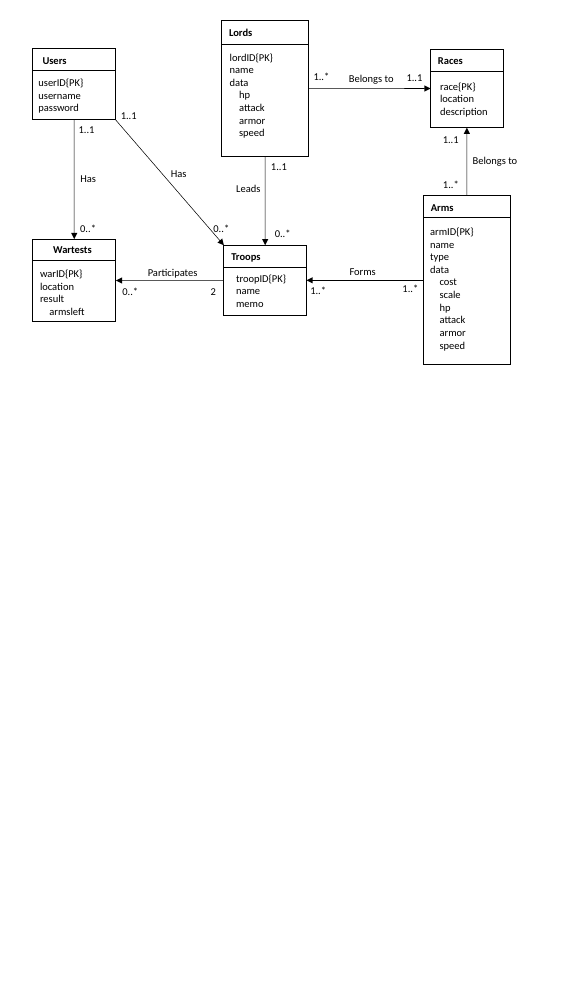
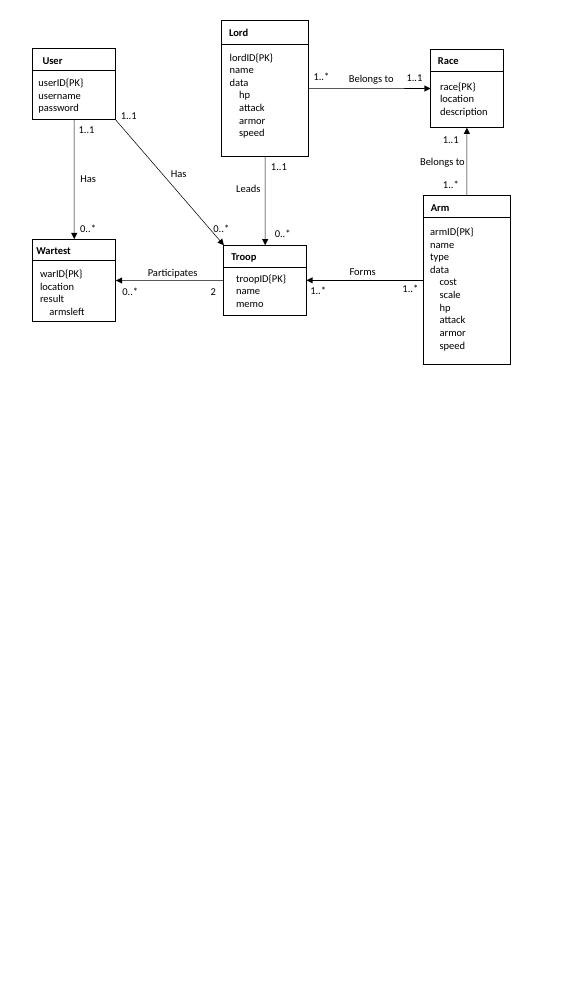
Before and after one commit to alexliuhust/DBFinalProjDocuments, a slide deck: slide 2 of User_flow.pptx. Drawn at 567x1008 pixels with LibreOffice and Linux fonts; fonts in the diff are those of the drawing. Boxes give left, top, right and bottom in pixels: in the first picture for what was removed or moved away, otherwise in the second. Text is boxed around its words. In the diff, an @@ line names an element or a change of style, - is before the commit and + after.

```diff
--- a/User_flow.pptx
+++ b/User_flow.pptx
@@ text at box(229, 28, 248, 36): text changed @@
-Lords
+Lord
@@ text at box(43, 57, 63, 64): text changed @@
-Users
+User
@@ text at box(438, 57, 459, 64): text changed @@
-Races
+Race
@@ text "Belongs to": place and size @@
-text "Belongs to" at box(473, 156, 517, 166)
+text "Belongs to" at box(420, 158, 465, 167)
@@ text at box(431, 204, 450, 211): text changed @@
-Arms
+Arm
@@ text at box(36, 247, 70, 254): text changed @@
-Wartests
+Wartest
@@ text at box(231, 253, 256, 262): text changed @@
-Troops
+Troop
```
Also in this commit, not shown: 1 other file.
